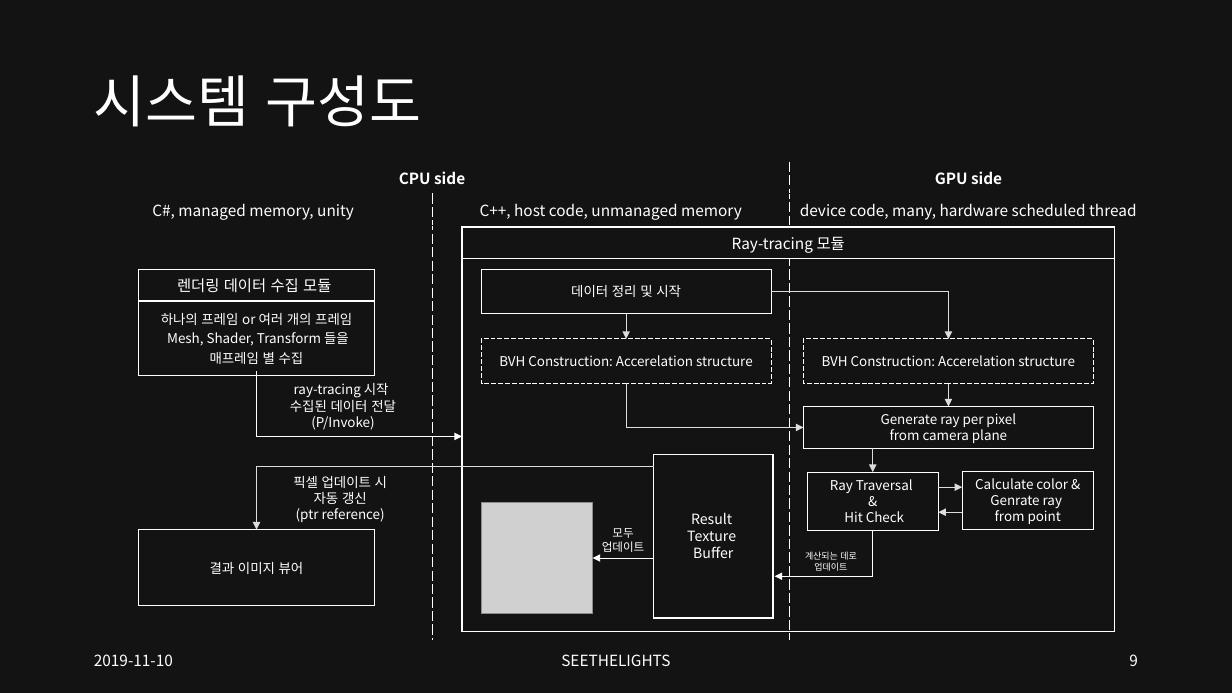
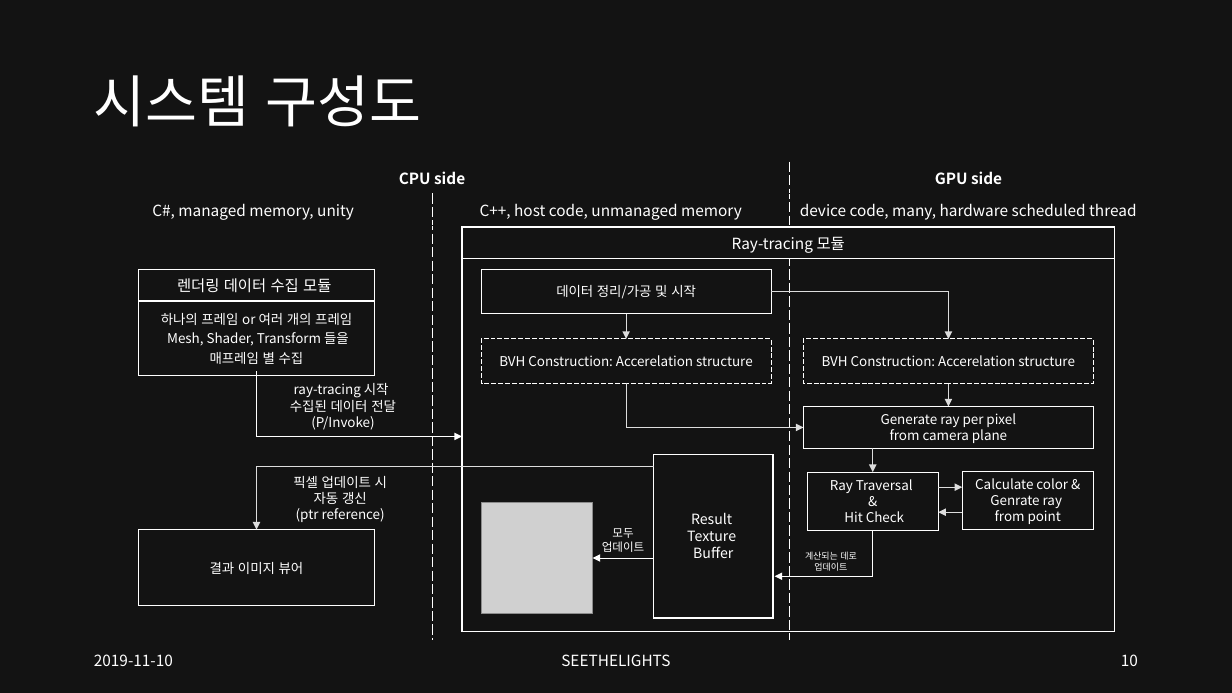
Before and after one commit to SEETHELGIHT/CapstonePlanning, a slide deck: slide 10 of doc/GPU-Accelerated_Ray_Tracing.pptx (slide 9 before the commit). Drawn at 1232x693 pixels with LibreOffice and Linux fonts; fonts in the diff are those of the drawing; grey boxes stand for pictures. Boxes give left, top, right and bottom in pixels: in the first picture for what was removed or moved away, otherwise in the second. Text is boxed around its words. In the diff, an @@ line names an element or a change of style, - is before the commit and + after.

```diff
--- a/doc/GPU-Accelerated_Ray_Tracing.pptx
+++ b/doc/GPU-Accelerated_Ray_Tracing.pptx
@@ text in rectangle at (556,285,696,299): text changed @@
-데이터 정리 및 시작
+데이터 정리/가공 및 시작
@@ page number at (1121,654,1138,666): text changed @@
-9
+10
```
Also in this commit, not shown: 5 other slides changed, 6 slides added.
